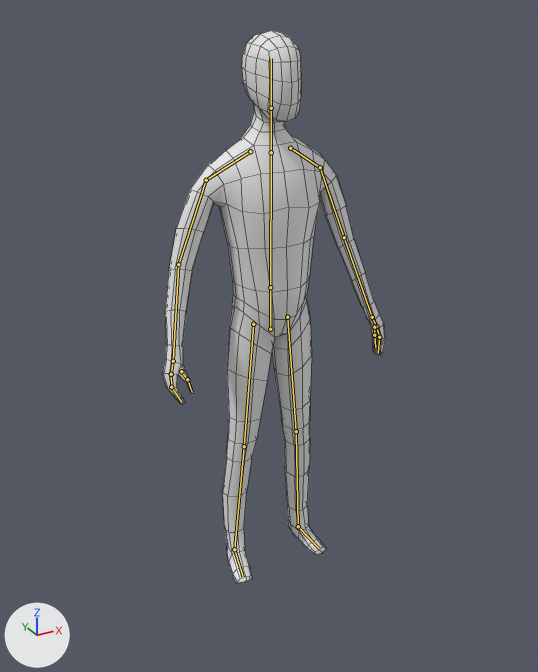
An edit to the Blender file Assets/Character/RPG Player.blend, drawn before and after from the same camera.
Both versions are drawn from a camera (50 mm lens) standing at (-1.078, -1.948, 1.851) and looking at (-0.019, -0.022, 0.888). The lights are fixed; the arrows at lower left show +X, +Y and +Z. The bones that bend it are drawn over the model as lines. Mesh edges are drawn as thin lines.
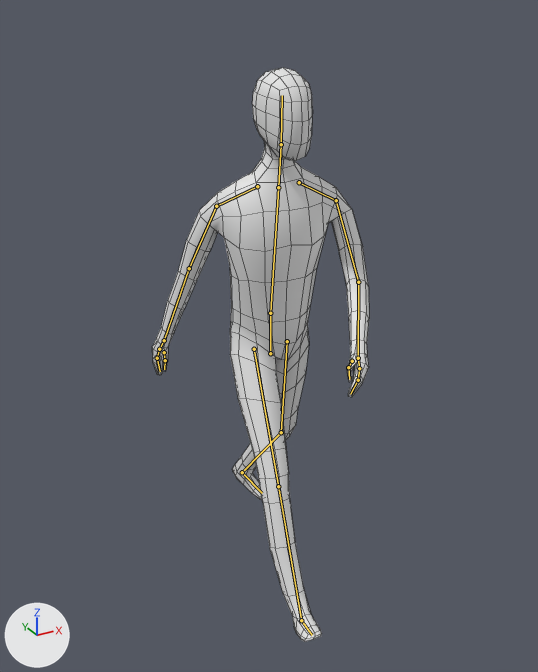
The newer file adds an action. The first version stands in its rest pose; the second is drawn at frame 23 of the action 'Walk'.

Location of each change, (x1, y1, x2, y2) in pixels of the pictures (538 x 672 px):
'Cube', posed: before (162, 30, 386, 583); after (152, 68, 369, 642)
bone 'Hips', root to tip: before (270, 329) to (270, 287); after (270, 353) to (270, 313)
bone 'Spine', root to tip: before (270, 287) to (271, 152); after (270, 313) to (278, 187)
bone 'Head', root to tip: before (271, 108) to (271, 58); after (281, 144) to (282, 95)
bone 'Shoulder.L', root to tip: before (290, 148) to (320, 167); after (299, 182) to (336, 200)
bone 'Arm.L', root to tip: before (320, 167) to (344, 237); after (336, 200) to (358, 282)
bone 'Forearm.L', root to tip: before (344, 237) to (372, 317); after (358, 282) to (358, 358)
bone 'Forefinger.L', root to tip: before (379, 337) to (378, 353); after (358, 380) to (350, 394)
bone 'Thumb.L', root to tip: before (374, 327) to (374, 335); after (352, 361) to (348, 367)
bone 'Forethumb.L', root to tip: before (374, 335) to (375, 347); after (348, 367) to (349, 379)
bone 'Shoulder.R', root to tip: before (250, 151) to (206, 180); after (257, 186) to (216, 206)
bone 'Arm.R', root to tip: before (206, 180) to (178, 264); after (216, 206) to (189, 268)
bone 'Forearm.R', root to tip: before (178, 264) to (173, 361); after (189, 268) to (164, 340)
bone 'Forefinger.R', root to tip: before (171, 387) to (181, 402); after (157, 358) to (160, 371)
bone 'Thumb.R', root to tip: before (181, 371) to (187, 379); after (164, 352) to (165, 360)

The edits, one by one:
Bone 'Hips' (bone_hips) moves from (0.0, 0.0, 0.0) to (0.0, -0.088, 0.0).
Bone 'Spine' (bone_spine) turns from (0, 0, 0) to (7, -4, 0) degrees about its own x, y and z.
Bone 'Head' (bone_head) turns from (0, 0, 0) to (-6, 3, 0) degrees about its own x, y and z.
Bone 'Shoulder.L' (bone_shoulder_l) turns from (0, 0, 0) to (12, 6, 4) degrees about its own x, y and z.
Bone 'Arm.L' (bone_arm_l) turns from (0, 0, 0) to (27, -11, -14) degrees about its own x, y and z.
Bone 'Forearm.L' (bone_forearm_l) turns from (0, 0, 0) to (19, 18, -15) degrees about its own x, y and z.
Bone 'Forefinger.L' (bone_forefinger_l) turns from (0, 0, 0) to (-4, 9, 13) degrees about its own x, y and z.
Bone 'Thumb.L' (bone_thumb_l) turns from (0, 0, 0) to (-5, 15, 17) degrees about its own x, y and z.
Bone 'Forethumb.L' (bone_forethumb_l) turns from (0, 0, 0) to (-3, 8, 9) degrees about its own x, y and z.
Bone 'Shoulder.R' (bone_shoulder_r) turns from (0, 0, 0) to (-24, 14, 4) degrees about its own x, y and z.
Bone 'Arm.R' (bone_arm_r) turns from (0, 0, 0) to (-12, 7, -3) degrees about its own x, y and z.
Bone 'Forearm.R' (bone_forearm_r) turns from (0, 0, 0) to (-5, -2, -3) degrees about its own x, y and z.
Bone 'Forefinger.R' (bone_forefinger_r) turns from (0, 0, 0) to (-14, 1, -13) degrees about its own x, y and z.
Bone 'Thumb.R' (bone_thumb_r) turns from (0, 0, 0) to (-14, 0, -14) degrees about its own x, y and z.
Bone 'LegIK.L' (bone_legik_l) moves from (0.0, 0.0, 0.0) to (-0.045, 0.384, 0.03).
Bone 'LegIK.L' (bone_legik_l) turns from (0, 0, 0) to (25, 0, 0) degrees about its own x, y and z.
Bone 'LegIK.R' (bone_legik_r) moves from (0.0, 0.0, 0.0) to (0.034, -0.417, 0.008).
Bone 'LegIK.R' (bone_legik_r) turns from (0, 0, 0) to (-28, -12, -22) degrees about its own x, y and z.
